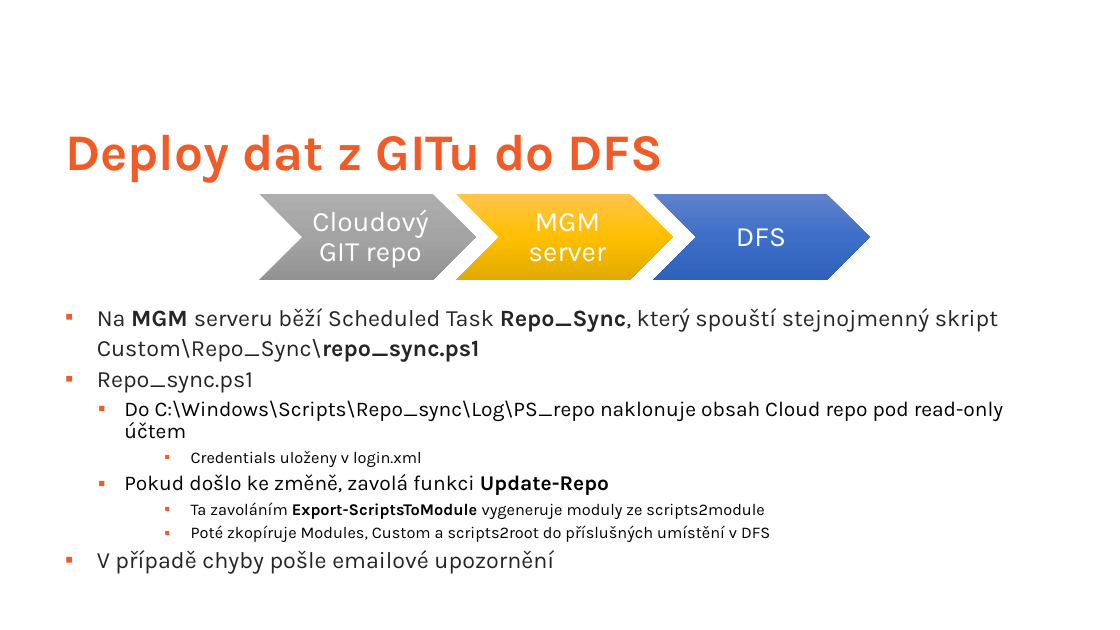
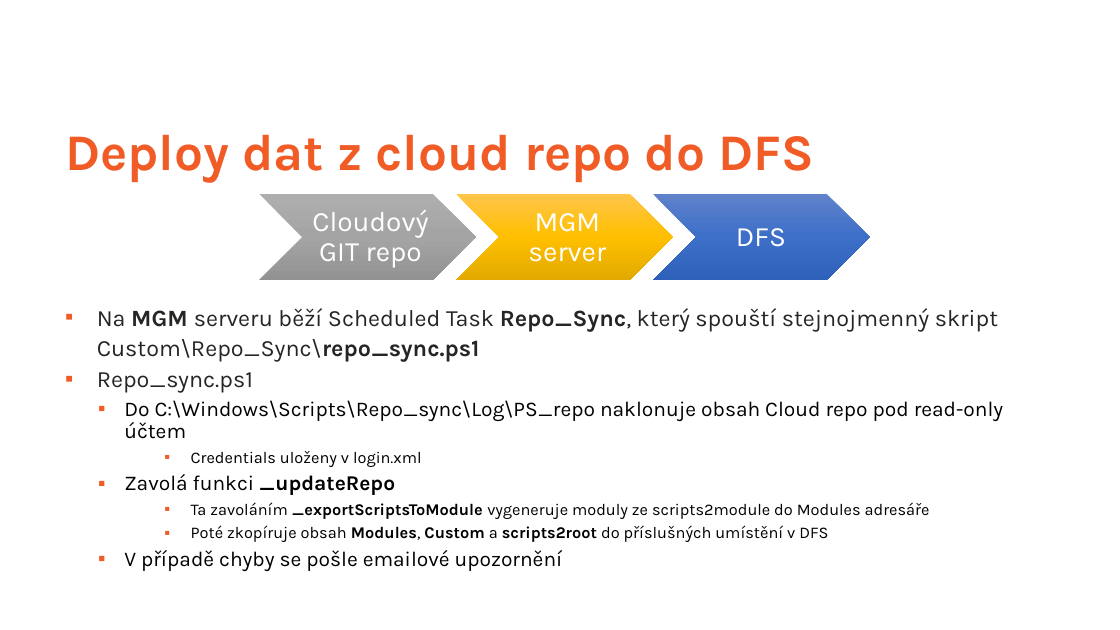
Before and after one commit to ztrhgf/Powershell_CICD_repository, a slide deck: slide 32 of WUG slajdy.pptx (slide 30 before the commit). Drawn at 1120x630 pixels with LibreOffice and Linux fonts; fonts in the diff are those of the drawing; background and template pictures are left out. Boxes give left, top, right and bottom in pixels: in the first picture for what was removed or moved away, otherwise in the second. Text is boxed around its words. In the diff, an @@ line names an element or a change of style, - is before the commit and + after.

```diff
--- a/WUG slajdy.pptx
+++ b/WUG slajdy.pptx
@@ title at [65,134,814,182]: text changed @@
-Deploy dat z GITu do DFS
+Deploy dat z cloud repo do DFS
@@ text at [124,474,930,571]: text changed @@
-  ▪ Pokud došlo ke změně, zavolá funkci Update-Repo
-    ▪ Ta zavoláním Export-ScriptsToModule vygeneruje moduly ze scripts2module
-    ▪ Poté zkopíruje Modules, Custom a scripts2root do příslušných umístění v DFS
-▪ V případě chyby pošle emailové upozornění
+  ▪ Zavolá funkci _updateRepo
+    ▪ Ta zavoláním _exportScriptsToModule vygeneruje moduly ze scripts2module do Modules adresáře
+    ▪ Poté zkopíruje obsah Modules, Custom a scripts2root do příslušných umístění v DFS
+  ▪ V případě chyby se pošle emailové upozornění
```
Also in this commit, not shown: 30 other slides changed, 4 slides added, 1 slide removed.
